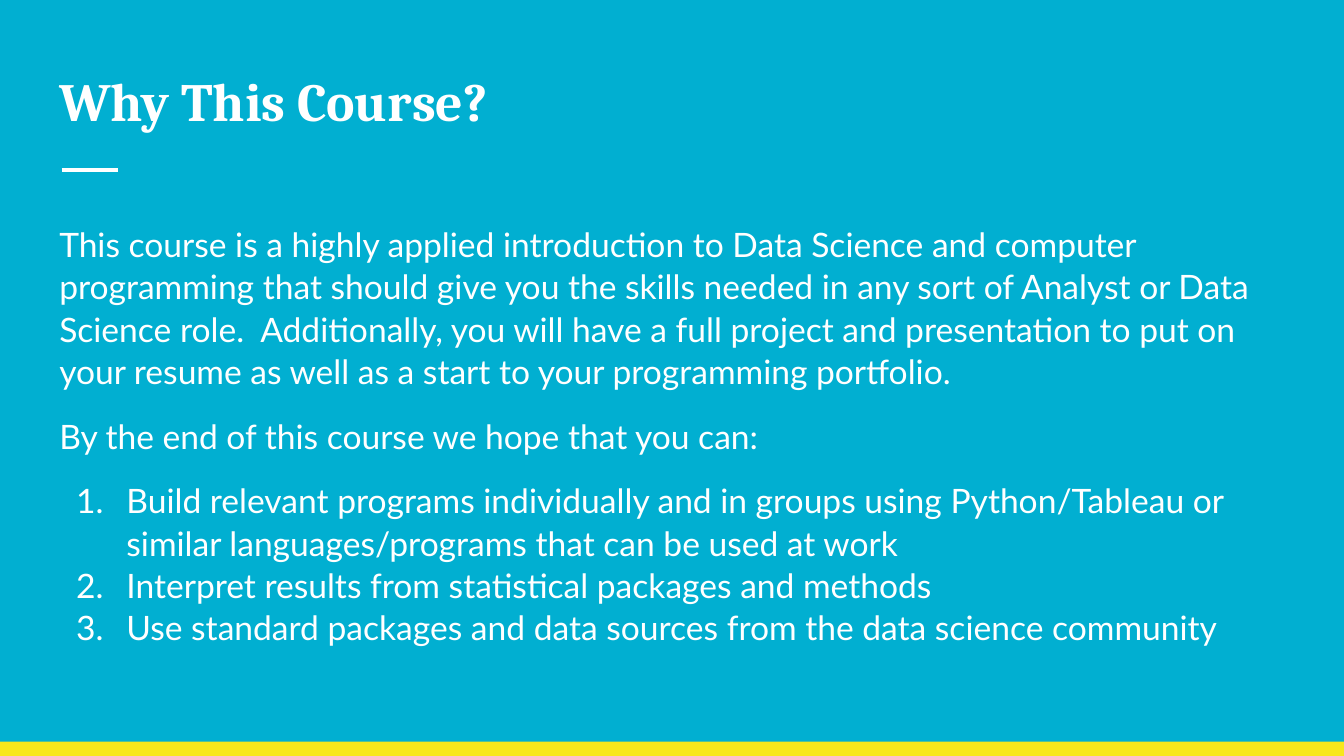
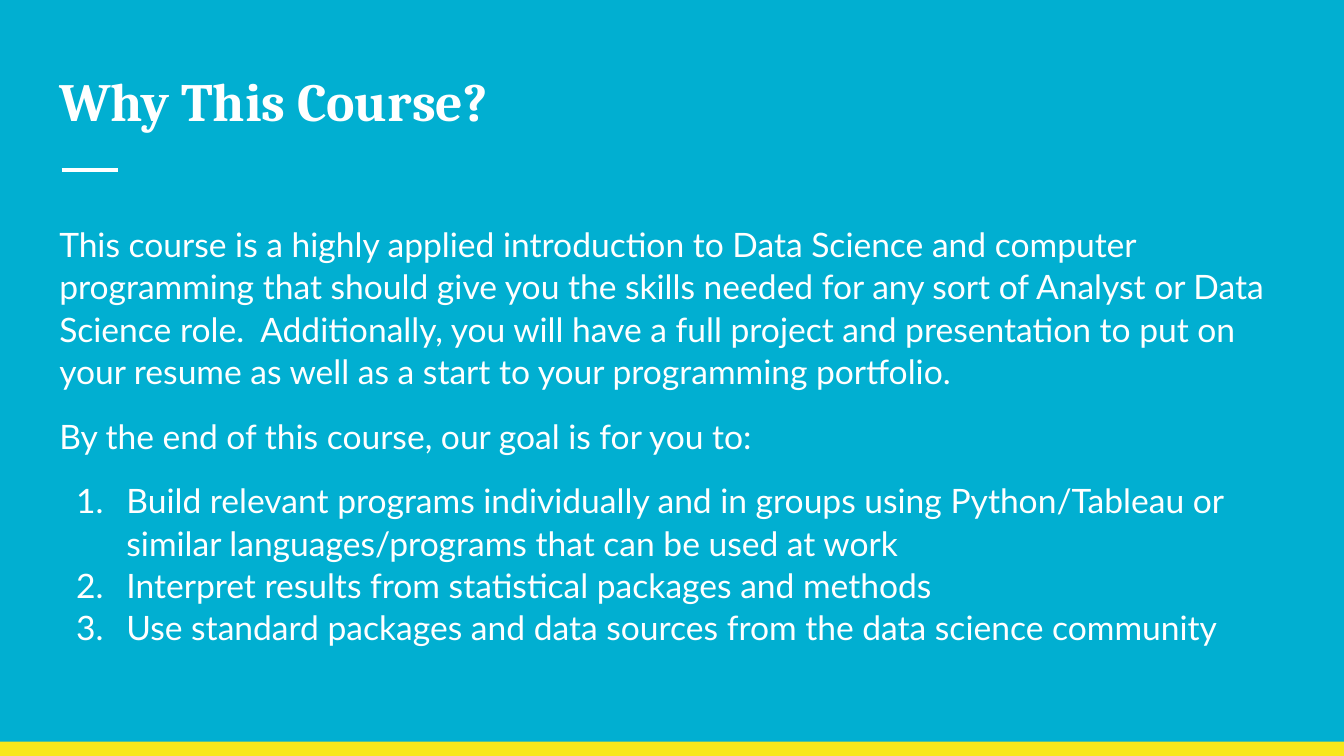
Before and after one commit to NolanSmithSolutions/Course, a slide deck: slide 2 of Intro/Welcome.pptx. Drawn at 1344x756 pixels with LibreOffice and Linux fonts; fonts in the diff are those of the drawing. Boxes give left, top, right and bottom in pixels: in the first picture for what was removed or moved away, otherwise in the second. Text is boxed around its words. In the diff, an @@ line names an element or a change of style, - is before the commit and + after.

Commit message:
Welcome Typos

```diff
--- a/Intro/Welcome.pptx
+++ b/Intro/Welcome.pptx
@@ text at [59, 232, 1263, 455]: text changed @@
-This course is a highly applied introduction to Data Science and computer programming that should give you the skills needed in any sort of Analyst or Data Science role. Additionally, you will have a full project and presentation to put on your resume as well as a start to your programming portfolio.
-By the end of this course we hope that you can:
+This course is a highly applied introduction to Data Science and computer programming that should give you the skills needed for any sort of Analyst or Data Science role. Additionally, you will have a full project and presentation to put on your resume as well as a start to your programming portfolio.
+By the end of this course, our goal is for you to:
```
